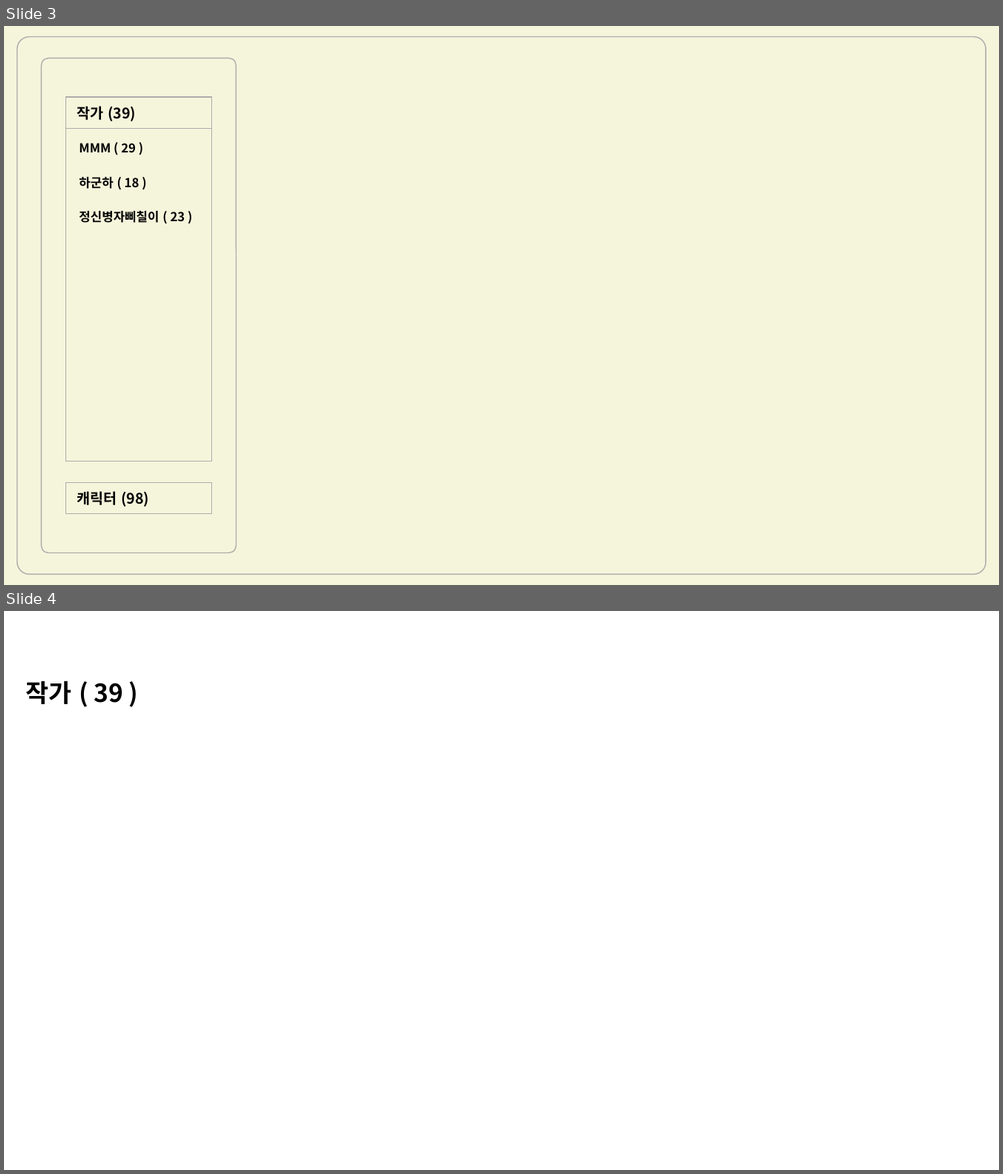
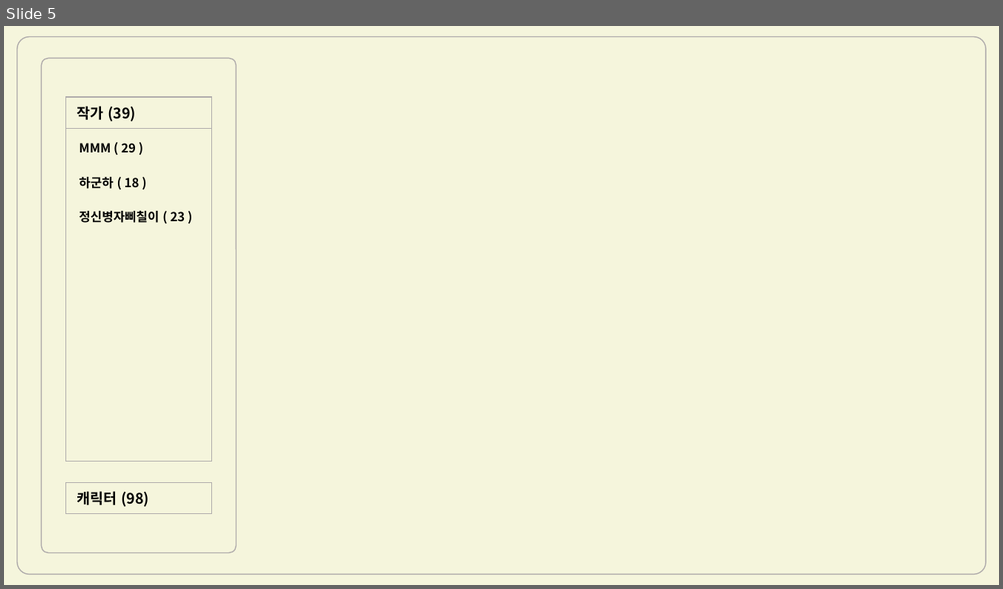
Before and after one commit to leonld94/leonld94.github.io, a slide deck: HIC 구상 PPT.pptx. Shown one above the other, each under a label of ours: slides 3 and 4 before the commit, slide 5 after it. The pictures are 1003x1174 and 1003x589 pixels, drawn with LibreOffice and Linux fonts; fonts in the diff are those of the drawing. Boxes give left, top, right and bottom in pixels: in the first picture for what was removed or moved away, otherwise in the second. Text is boxed around its words. In the diff, an @@ line names an element or a change of style, - is before the commit and + after.

```diff
--- a/HIC 구상 PPT.pptx
+++ b/HIC 구상 PPT.pptx
@@ slide 4 removed at (4, 611, 999, 1170), background #FFFFFF @@
@@ text removed at (26, 681, 123, 704) @@
-작가 ( 39 )
@@ what was slide 3 is now slide 5 @@
```
Also in this commit, not shown: 3 slides added.
